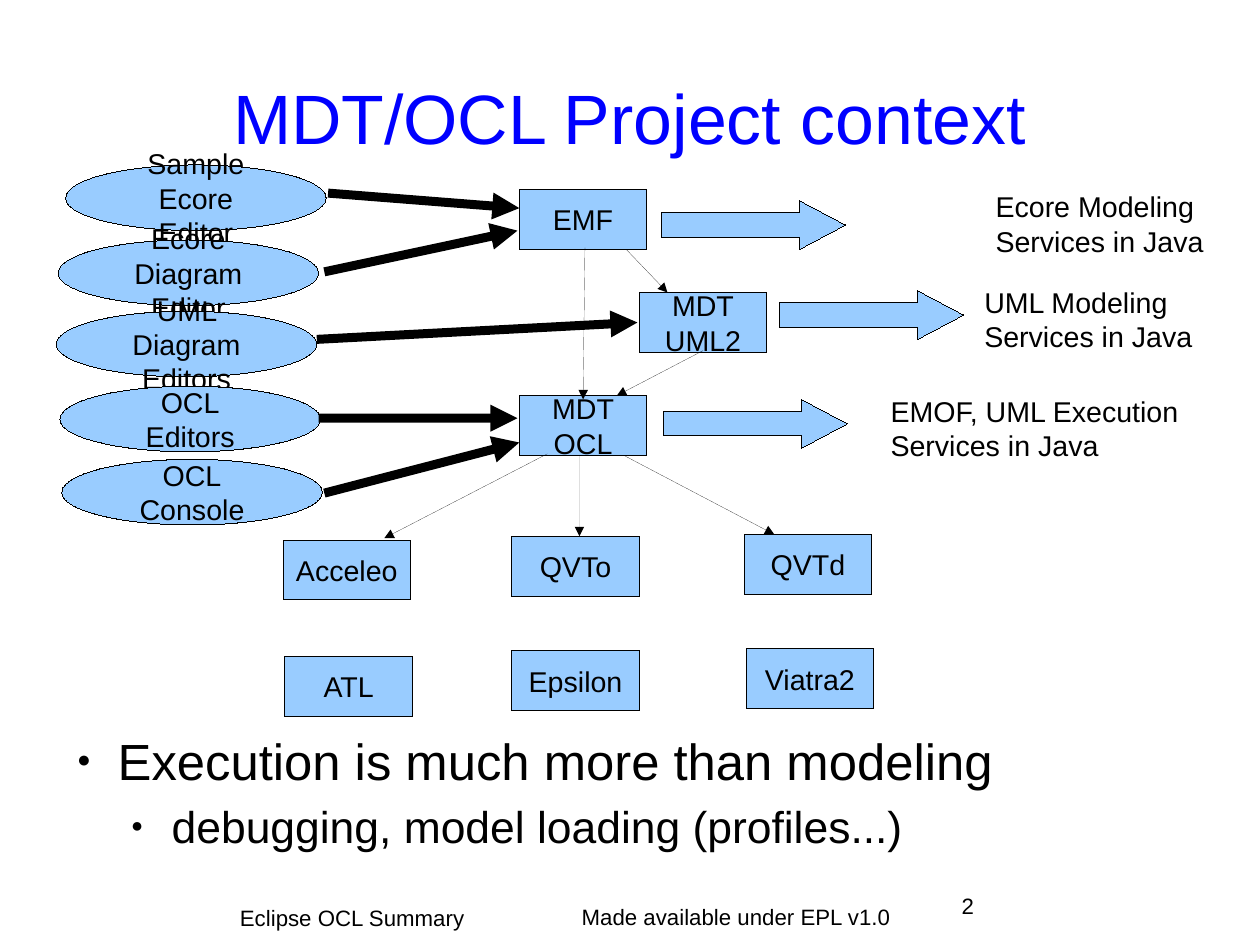
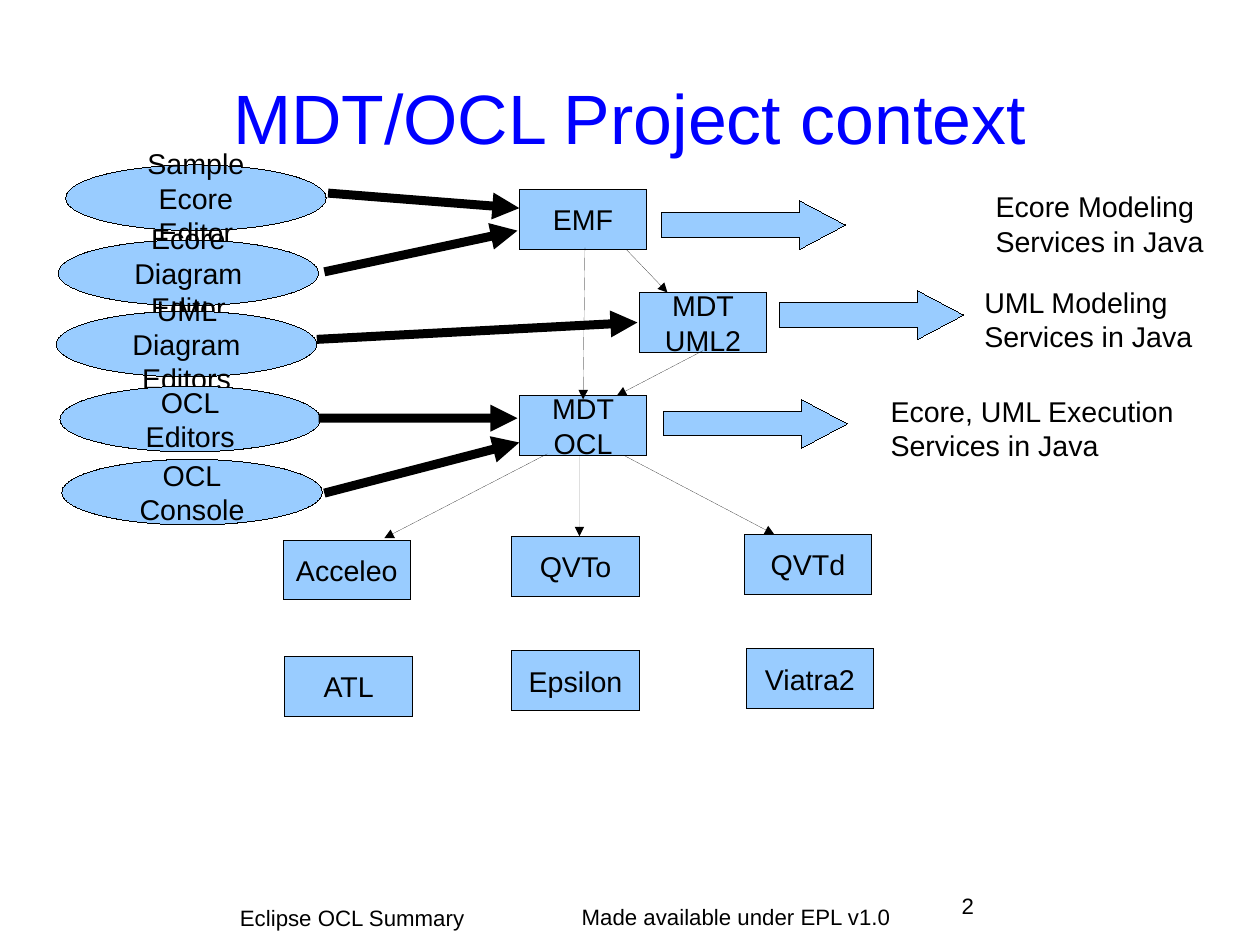
Before and after one commit to eclipse-ocl/ocl-website, a slide deck: slide 2 of ocl/docs/publications/ECE2011BoF/EclipseOCLSummary.odp. Drawn at 1260x945 pixels with LibreOffice and Linux fonts; fonts in the diff are those of the drawing; background and template pictures are left out. Boxes give left, top, right and bottom in pixels: in the first picture for what was removed or moved away, otherwise in the second. Text is boxed around its words. In the diff, an @@ line names an element or a change of style, - is before the commit and + after.

```diff
--- a/ocl/docs/publications/ECE2011BoF/EclipseOCLSummary.odp
+++ b/ocl/docs/publications/ECE2011BoF/EclipseOCLSummary.odp
@@ text at (891, 401, 1173, 426): text changed @@
-EMOF, UML Execution
+Ecore, UML Execution
@@ text removed at (118, 743, 992, 853) @@
-● Execution is much more than modeling
-  ● debugging, model loading (profiles...)
```
Also in this commit, not shown: 4 other slides changed.
